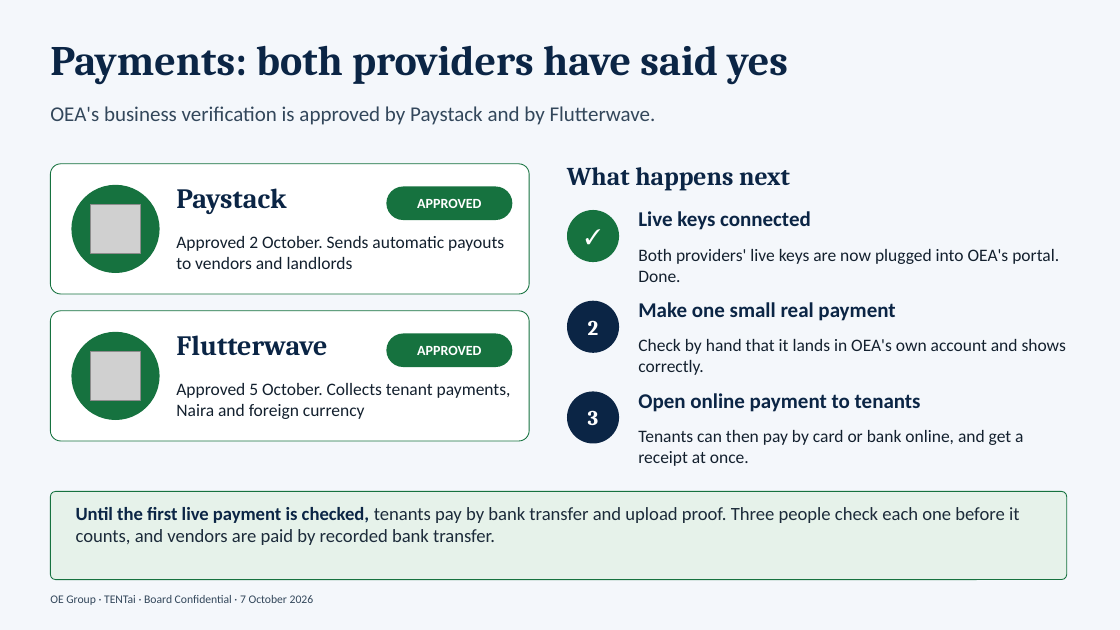
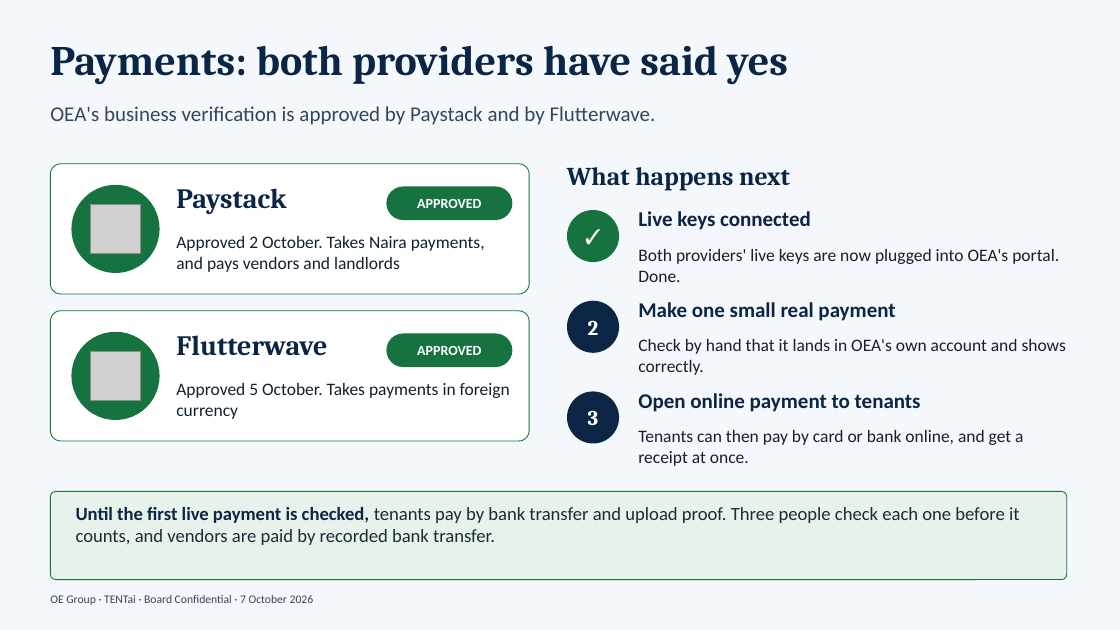
Before and after one commit to tfmlictmgr-collab/oe-group-ipms, a slide deck: slide 4 of docs/OE_Group_Production_Cutover.pptx. Drawn at 1120x630 pixels with LibreOffice and Linux fonts; fonts in the diff are those of the drawing; grey boxes stand for pictures. Boxes give left, top, right and bottom in pixels: in the first picture for what was removed or moved away, otherwise in the second. Text is boxed around its words. In the diff, an @@ line names an element or a change of style, - is before the commit and + after.

```diff
--- a/docs/OE_Group_Production_Cutover.pptx
+++ b/docs/OE_Group_Production_Cutover.pptx
@@ text at (176, 236, 485, 272): text changed @@
-Approved 2 October. Sends automatic payouts to vendors and landlords
+Approved 2 October. Takes Naira payments, and pays vendors and landlords
@@ text at (176, 383, 510, 419): text changed @@
-Approved 5 October. Collects tenant payments, Naira and foreign currency
+Approved 5 October. Takes payments in foreign currency
```
Also in this commit, not shown: 1 other slide changed.
